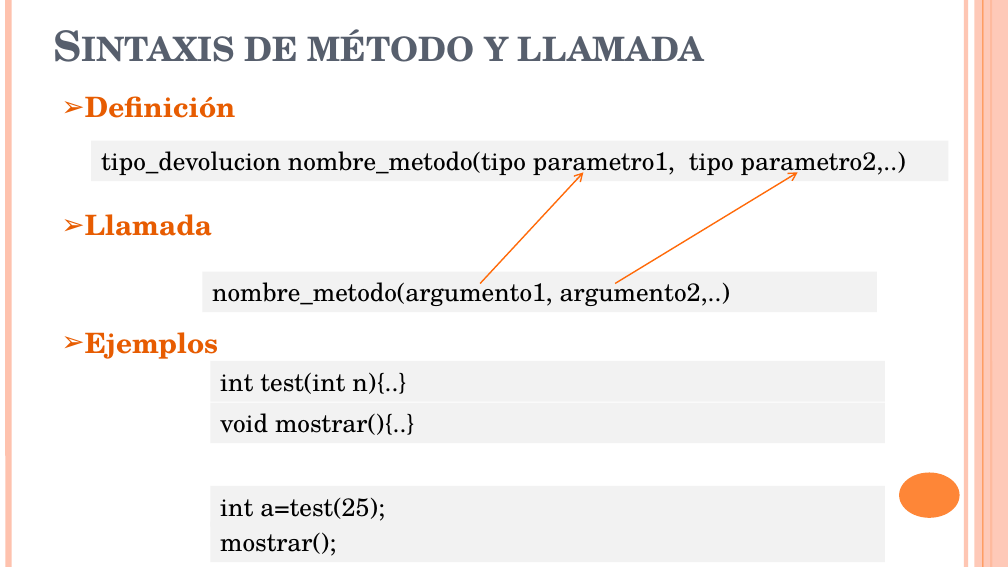
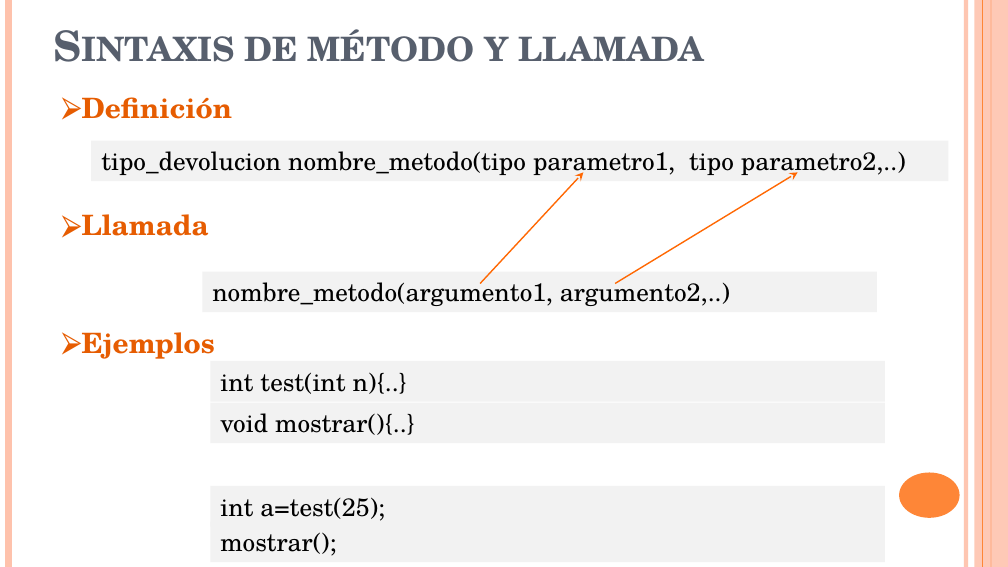
Before and after one commit to jorgecursosnuevatec/IFCD0005-PROGRAMADOR-JAVA-SE-PROFESIONAL-EN-CLOUD, a slide deck: slide 5 of Documentacion Curso IFCD0005-PROGRAMADOR JAVA SE PROFESIONAL EN CLOUD/presentaciones/modulo_I_java_fundamentals/presentacion_clases_objetos.pptx. Drawn at 1008x567 pixels with LibreOffice and Linux fonts; fonts in the diff are those of the drawing. Boxes give left, top, right and bottom in pixels: in the first picture for what was removed or moved away, otherwise in the second. Text is boxed around its words. In the diff, an @@ line names an element or a change of style, - is before the commit and + after.

```diff
--- a/Documentacion Curso IFCD0005-PROGRAMADOR JAVA SE PROFESIONAL EN CLOUD/presentaciones/modulo_I_java_fundamentals/presentacion_clases_objetos.pptx
+++ b/Documentacion Curso IFCD0005-PROGRAMADOR JAVA SE PROFESIONAL EN CLOUD/presentaciones/modulo_I_java_fundamentals/presentacion_clases_objetos.pptx
@@ rectangle at (x1=975, y1=0, x2=1008, y2=566): fill #FEC3AE at 87% opacity to #FEC2AC at 87% opacity @@
@@ text "Definición" at (x1=82, y1=97, x2=232, y2=359): text colour #E75C01 to #E65C01; bullet ➢ to ⮚; less space between paragraphs @@
@@ arrow (480, 283) - (584, 172): stroke #FF6B0A 1 pt to #FF6803 1 pt; arrowheads changed @@
@@ arrow (615, 283) - (797, 172): stroke #FF6B0A 1 pt to #FF6803 1 pt; arrowheads changed @@
```
Also in this commit, not shown: 6 other slides changed, 1 other file.
